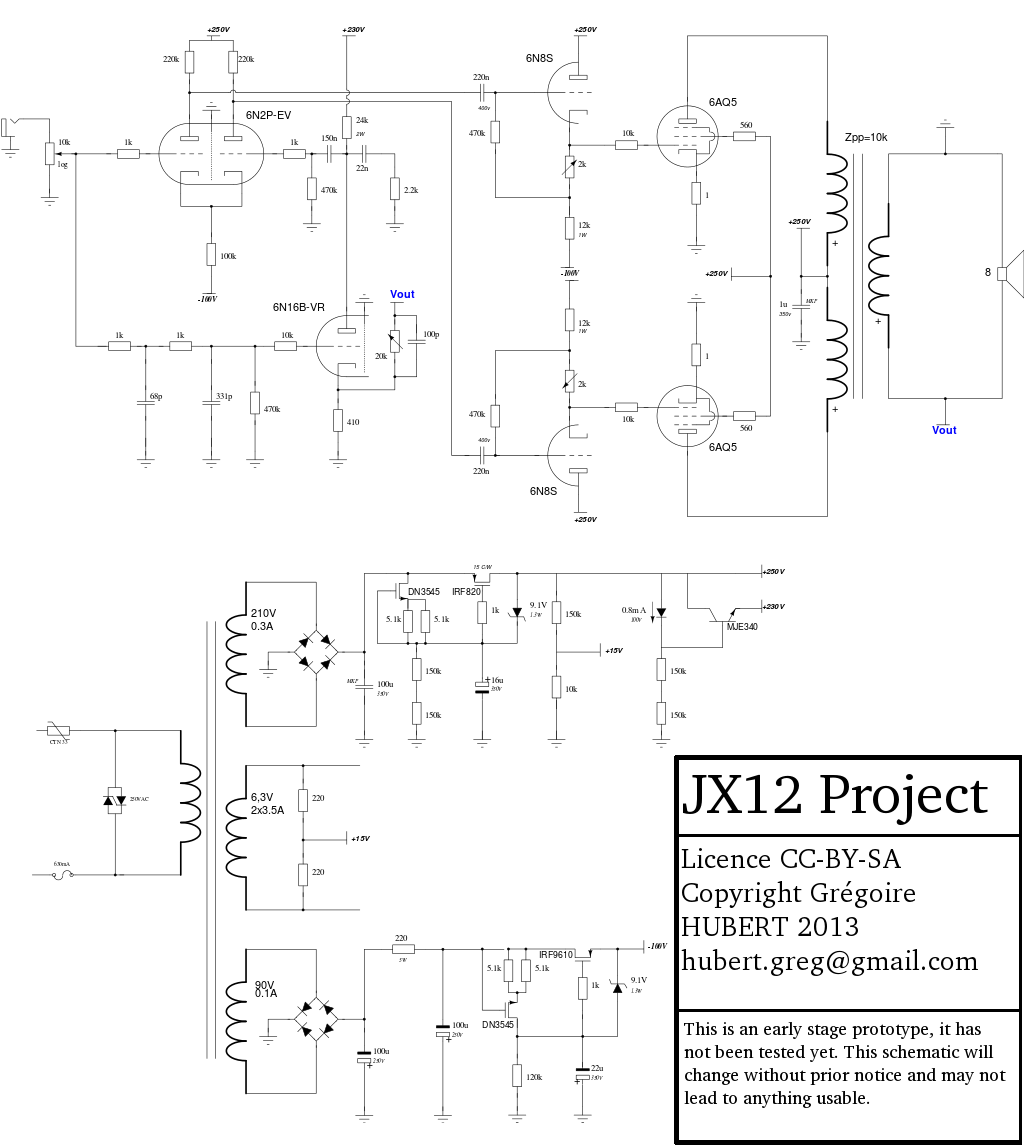
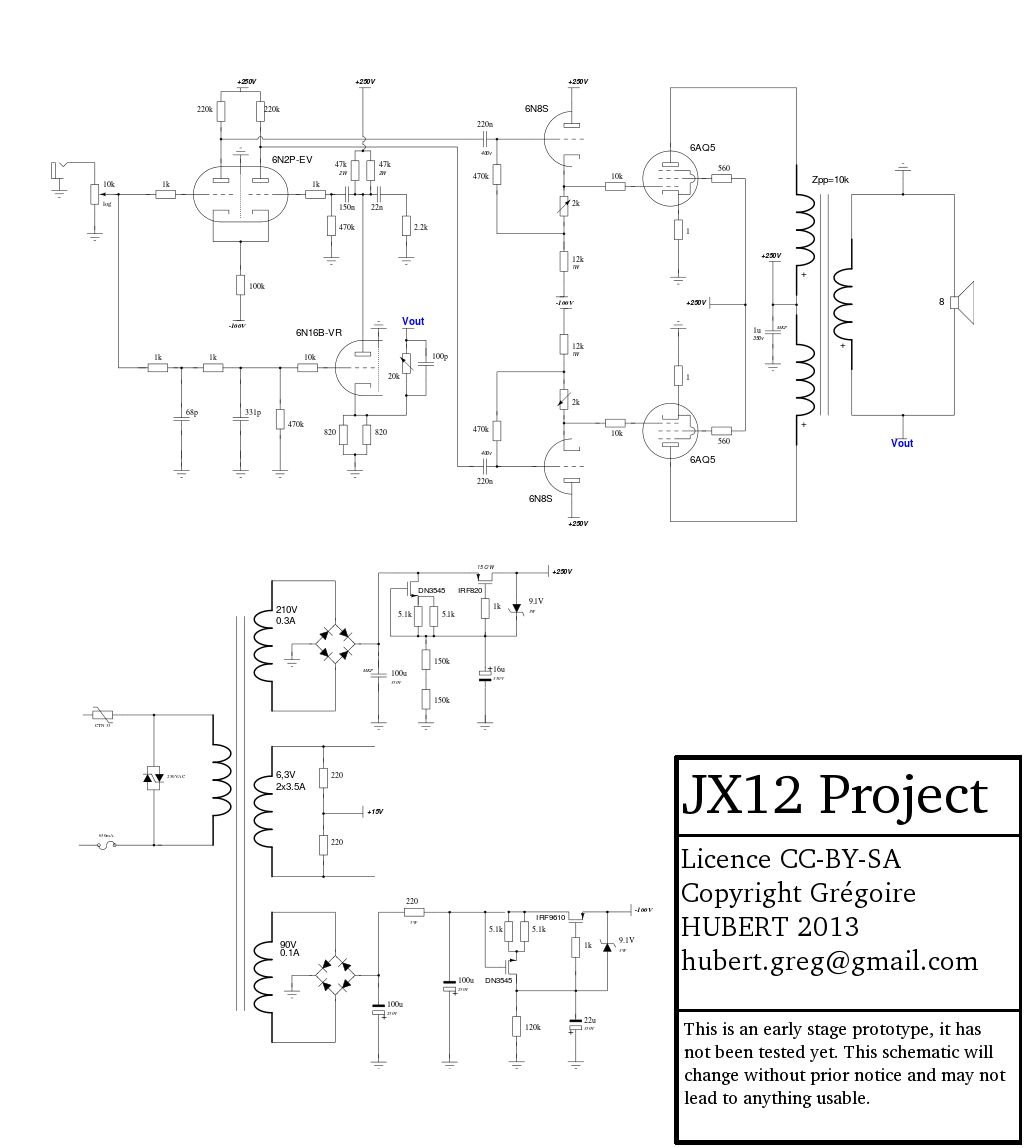
Layered file, before and after one edit (1024 x 1148). Changes by layer:
painted on "JX12.svg" over <box>1,27,1024,1123</box>
